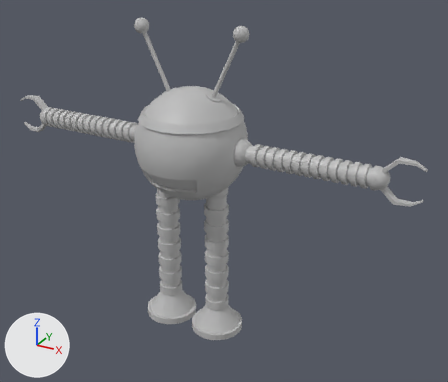
A saved change to the FBX model UnityMonsterProject/Assets/Models/Characters/Mourier.fbx.
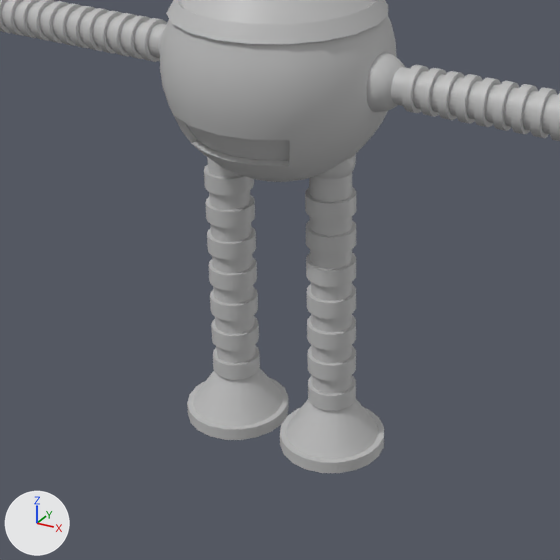
There are two pictures of each version: one whole from a camera (50 mm lens) standing at (0.0582, -0.0934, 0.078) and looking at (0.0054, 0.0026, 0.0299), one close up on the part from 13% to 73% of the width and 30% to 100% of the height. Every picture has the same lights, and +X, +Y and +Z are marked at lower left. Where no turn or scale is listed for an object, it has been applied to the vertices.

In view in the first close-up: 'Arm_Left', 'Arm_Right', 'Head', 'Leg_Left', 'Leg_Right'.
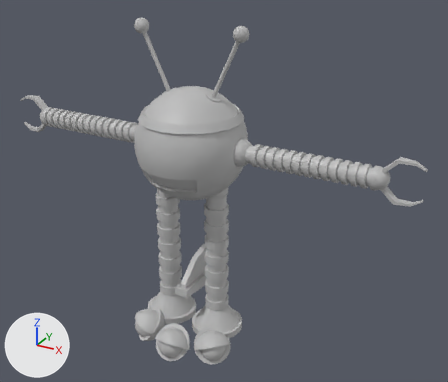
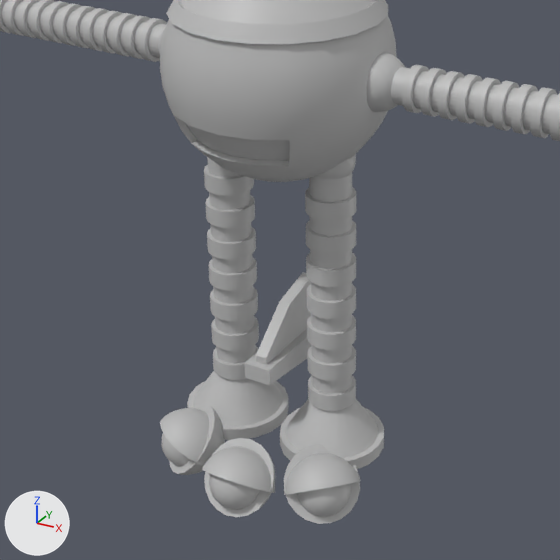
The newer file is also turned or shifted as a whole; pictures and numbers use the older file's frame.

Pixel boxes [x1, y1, x2, y2] of what changed, in the close-ups (560 x 560 px):
'Fin', added
    after: [245, 272, 311, 385]
'Upper_Eye_Lid.002', added
    after: [284, 454, 361, 495]
'Upper_Eye_Lid', added
    after: [202, 447, 275, 493]
'Upper_Eye_Lid.001', added
    after: [160, 408, 225, 466]
'Lower_Eye_Lid', added
    after: [204, 438, 275, 517]
'Lower_Eye_Lid.001', added
    after: [284, 445, 360, 524]
'Eye_Ball.002', added
    after: [297, 484, 351, 517]
'Eye_Ball', added
    after: [209, 474, 260, 509]
'Lower_eye_lid', added
    after: [170, 406, 224, 475]
'Eye_Ball.001', added
    after: [162, 434, 190, 466]

What changed in the scene script:
```text
Add ob_upper_eye_lid:
    ob_upper_eye_lid = bpy.data.objects.new('Upper_Eye_Lid', me_mesh_009)  # 181 vertices, 181 faces; spans x -0.00373..0.00373, y -0.00317..0.00317, z -0.00282..0.00282; in mat_uppermat (grey #bcbcbc)
    ob_upper_eye_lid.location = (0.0, -0.00888, 0.00036)
Add ob_eye_ball_001:
    ob_eye_ball_001 = bpy.data.objects.new('Eye_Ball.001', me_mesh_011)  # a UV sphere (20 segments, 20 rings, poles along z) spanning x -0.01191..-0.00679, y -0.00663..-0.00152, z 0.03686..0.04204; in mat_eyeball_mat (grey #bcbcbc)
    ob_eye_ball_001.location = (0.00147, -0.00234, -0.03944)
Add ob_lower_eye_lid_1:
    ob_lower_eye_lid_1 = bpy.data.objects.new('Lower_Eye_Lid', me_mesh_007)  # 181 vertices, 181 faces; spans x -0.00373..0.00373, y -0.00283..0.00283, z -0.00315..0.00315; in mat_low_mat (grey #bcbcbc)
    ob_lower_eye_lid_1.location = (0.0, -0.00855, -0.00002)
Add ob_lower_eye_lid_001:
    ob_lower_eye_lid_001 = bpy.data.objects.new('Lower_Eye_Lid.001', me_mesh_013)  # 181 vertices, 181 faces; spans x -0.00315..0.00354, y -0.00354..0.00315, z -0.00307..0.00296; in mat_lower_eye_lid_material (grey #bcbcbc)
    ob_lower_eye_lid_001.location = (0.00722, -0.00575, -0.00002)
Add ob_upper_eye_lid_002:
    ob_upper_eye_lid_002 = bpy.data.objects.new('Upper_Eye_Lid.002', me_mesh_015)  # 181 vertices, 181 faces; spans x -0.00336..0.00353, y -0.00353..0.00336, z -0.00277..0.00281; in mat_upper_eye_lid_material (grey #bcbcbc)
    ob_upper_eye_lid_002.location = (0.00745, -0.00599, 0.00036)
Add ob_lower_eye_lid:
    ob_lower_eye_lid = bpy.data.objects.new('Lower_eye_lid', me_mesh_010)  # 181 vertices, 181 faces; spans x -0.00345..0.0031, y -0.00345..0.0031, z -0.00315..0.00315; in mat_l_low_mat (grey #bcbcbc)
    ob_lower_eye_lid.location = (-0.00722, -0.00575, -0.00002)
Add ob_fin:
    ob_fin = bpy.data.objects.new('Fin', me_mesh_016)  # 24 vertices, 22 faces; spans x -0.00138..0.00138, y -0.00528..0.00528, z 0.04699..0.05542; in mat_fin_material (grey #bcbcbc)
    ob_fin.location = (0.0, 0.0, -0.03944)
Add ob_eye_ball_002:
    ob_eye_ball_002 = bpy.data.objects.new('Eye_Ball.002', me_mesh_014)  # a UV sphere (20 segments, 20 rings, poles along z) spanning x 0.00679..0.01191, y -0.00663..-0.00152, z 0.03686..0.04204; in mat_eye_ball_material (grey #bcbcbc)
    ob_eye_ball_002.location = (-0.00147, -0.00234, -0.03944)
Add ob_upper_eye_lid_001:
    ob_upper_eye_lid_001 = bpy.data.objects.new('Upper_Eye_Lid.001', me_mesh_012)  # 181 vertices, 181 faces; spans x -0.00352..0.00335, y -0.00352..0.00335, z -0.00282..0.00282; in mat_upper_eye_lid_material (grey #bcbcbc)
    ob_upper_eye_lid_001.location = (-0.00746, -0.00599, 0.00036)
Add ob_eye_ball:
    ob_eye_ball = bpy.data.objects.new('Eye_Ball', me_mesh_008)  # a UV sphere (20 segments, 20 rings, poles along z) spanning x -0.00259..0.00259, y -0.01208..-0.0069, z 0.03686..0.04204; in mat_eyeball_mat1 (grey #bcbcbc)
    ob_eye_ball.location = (0.0, 0.0, -0.03944)
```
